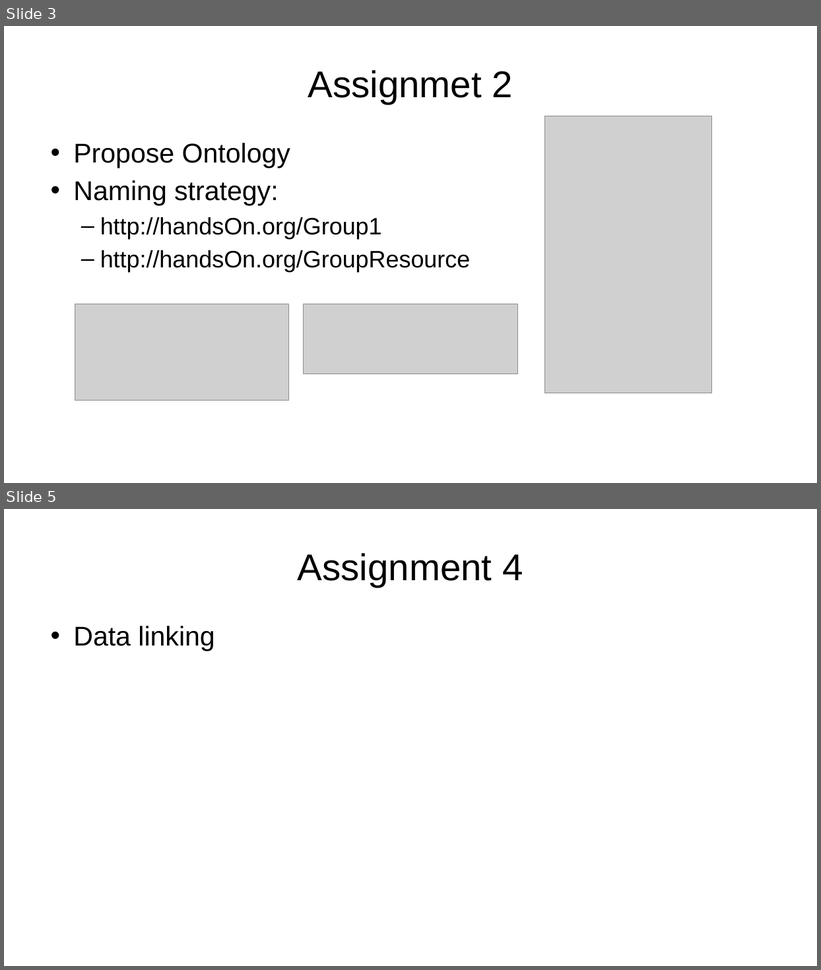
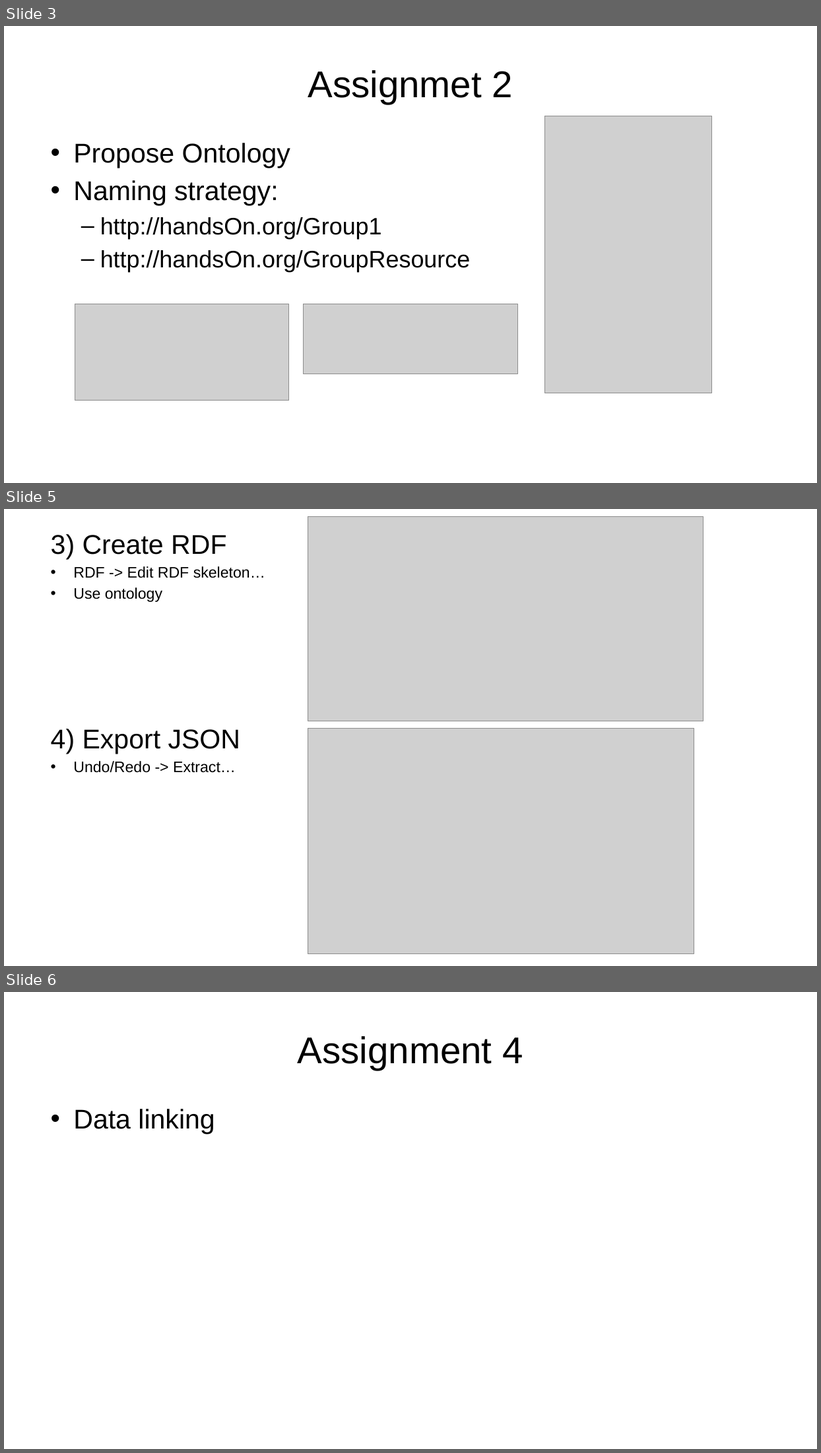
Before and after one commit to Antonio995/Share, a slide deck: Presentacion.pptx. Shown one above the other, each under a label of ours: slides 3 and 5 before the commit, slides 3, 5 and 6 after it; the slides between them are not shown. The pictures are 821x970 and 821x1453 pixels, drawn with LibreOffice and Linux fonts; fonts in the diff are those of the drawing; grey boxes stand for pictures. Boxes give left, top, right and bottom in pixels: in the first picture for what was removed or moved away, otherwise in the second. Text is boxed around its words. In the diff, an @@ line names an element or a change of style, - is before the commit and + after.

```diff
--- a/Presentacion.pptx
+++ b/Presentacion.pptx
@@ slide 5 added at bbox=[4, 509, 817, 966], background #FFFFFF @@
@@ picture added at bbox=[308, 516, 704, 721] @@
@@ text added at bbox=[51, 534, 265, 773], 18 pt, text #000000 @@
+3) Create RDF
+• RDF -> Edit RDF skeleton…
+• Use ontology
+4) Export JSON
+• Undo/Redo -> Extract…
@@ picture added at bbox=[308, 729, 694, 955] @@
@@ what was slide 5 is now slide 6 @@
```
Also in this commit, not shown: 1 slide changed.
